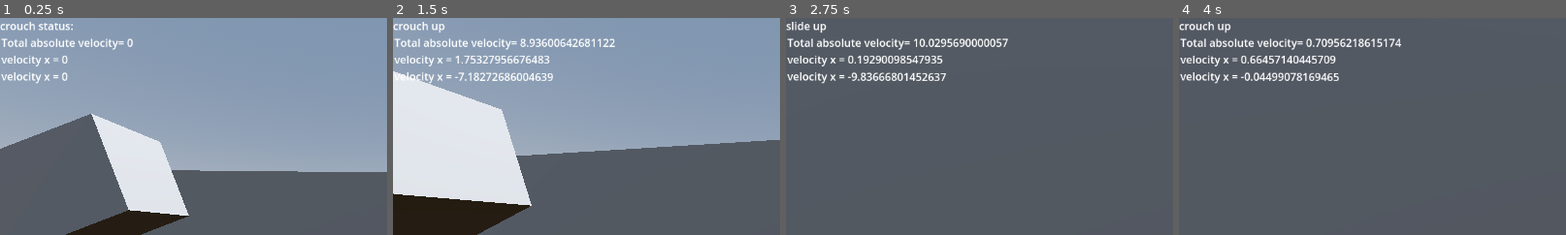
Above: before the commit, frames 1-4 (left to right).
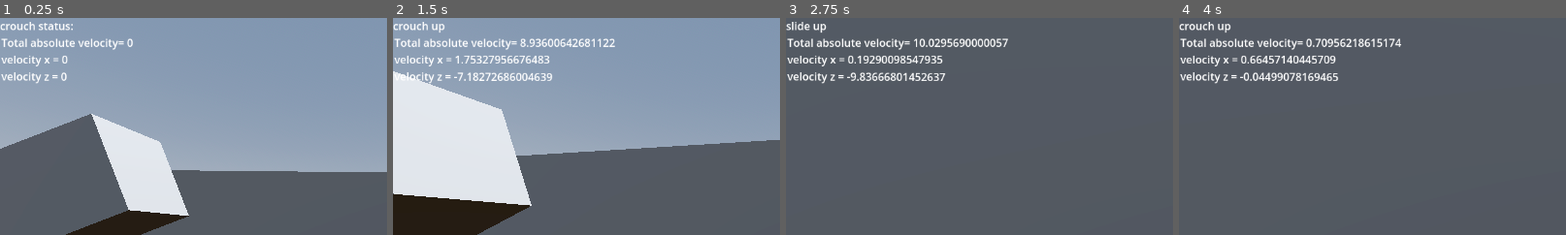
Above: after the commit, the same moments.

Repository: wyttnytt/MAC
Game: Godot game, scene res://world.tscn
Same seed, same stepped clock (60 frames per second), same inputs: the game is played once before the commit and once after it.
Inputs (mouse positions are % of the whole screen's width and height, from its top left):
- Up to frame 1 (0.25 s): no input
- Up to frame 2 (1.5 s): move the mouse to (55, 50) at 0.52 s; hold W (forward) from 0.53 s (still down); tap Shift (crouch) at 0.6 s; tap Space (jump) at 0.77 s; move the mouse to (45, 50) at 1.27 s; tap Ctrl (sprint) at 1.35 s
- Up to frame 3 (2.75 s): keep holding W (forward); tap Space (jump) at 1.52 s; move the mouse to (52, 48) at 2.02 s; tap Shift (crouch) at 2.1 s
- Up to frame 4 (4 s): keep holding W (forward); move the mouse to (49, 52) at 2.77 s; tap Ctrl (sprint) at 2.85 s; tap Space (jump) at 3.02, 3.77 s; move the mouse to (57, 51) at 3.52 s; tap Shift (crouch) at 3.6 s
The pictures show only the part of the screen within x 0-50%, y 0-50%; the shares and areas given below are measured in that part.

The runs differ from the first frame. In frame 1, less than 0.1% of the frame differs, in the area x 11-18%, y 25-30%; in frame 2, 0.5%; in frame 3, 0.6%, in the area x 11-42%, y 25-30%; in frame 4, 0.6%.

Commit message:
adrien map and my bug fixes loser boy

Diff:
--- a/playermovement.gd
+++ b/playermovement.gd
@@ -100,7 +100,7 @@
 func _process(delta: float) -> void:
 	label2.text = "Total absolute velocity= " + str(abs(linear_velocity.x)+abs(linear_velocity.z))
 	label3.text = "velocity x = " + str(linear_velocity.x)
-	label4.text = "velocity x = " + str(linear_velocity.z)
+	label4.text = "velocity z = " + str(linear_velocity.z)
 	var input:= Vector3.ZERO
 	input.x = Input.get_axis("left", "right")
 	input.z = Input.get_axis("forward", "back")
Not shown: 6 places in tiles.tres that only renumber resources
